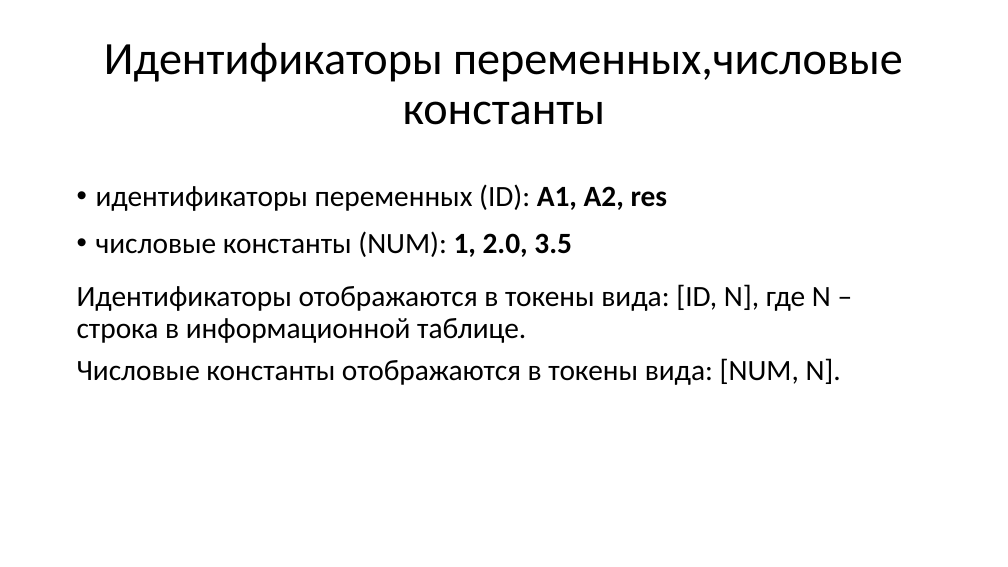
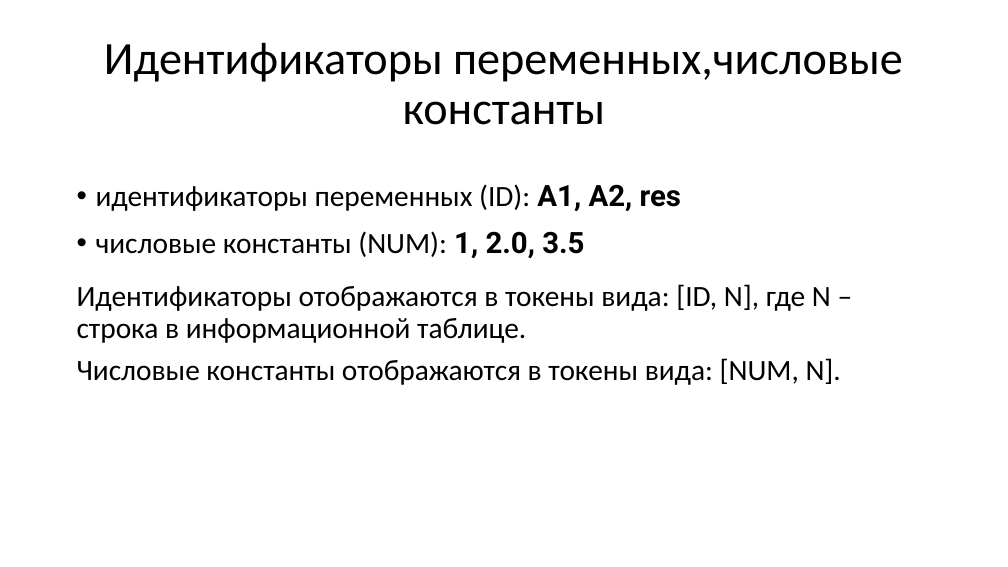
Before and after one commit to goddamnteam/korzun, a slide deck: slide 8 of task3.pptx. Drawn at 1008x567 pixels with LibreOffice and Linux fonts; fonts in the diff are those of the drawing. Boxes give left, top, right and bottom in pixels: in the first picture for what was removed or moved away, otherwise in the second. Text is boxed around its words. In the diff, an @@ line names an element or a change of style, - is before the commit and + after.

```diff
--- a/task3.pptx
+++ b/task3.pptx
@@ text "идентификаторы переменных (ID): A1, A2, ..." at (96,184,681,211): font Calibri to Roboto in "A1, A2, res" @@
@@ text "числовые константы (NUM): 1, 2.0, ..." at (96,231,584,258): font Calibri to Roboto in "1, 2.0, 3.5" @@
```
Also in this commit, not shown: 14 other slides changed.
